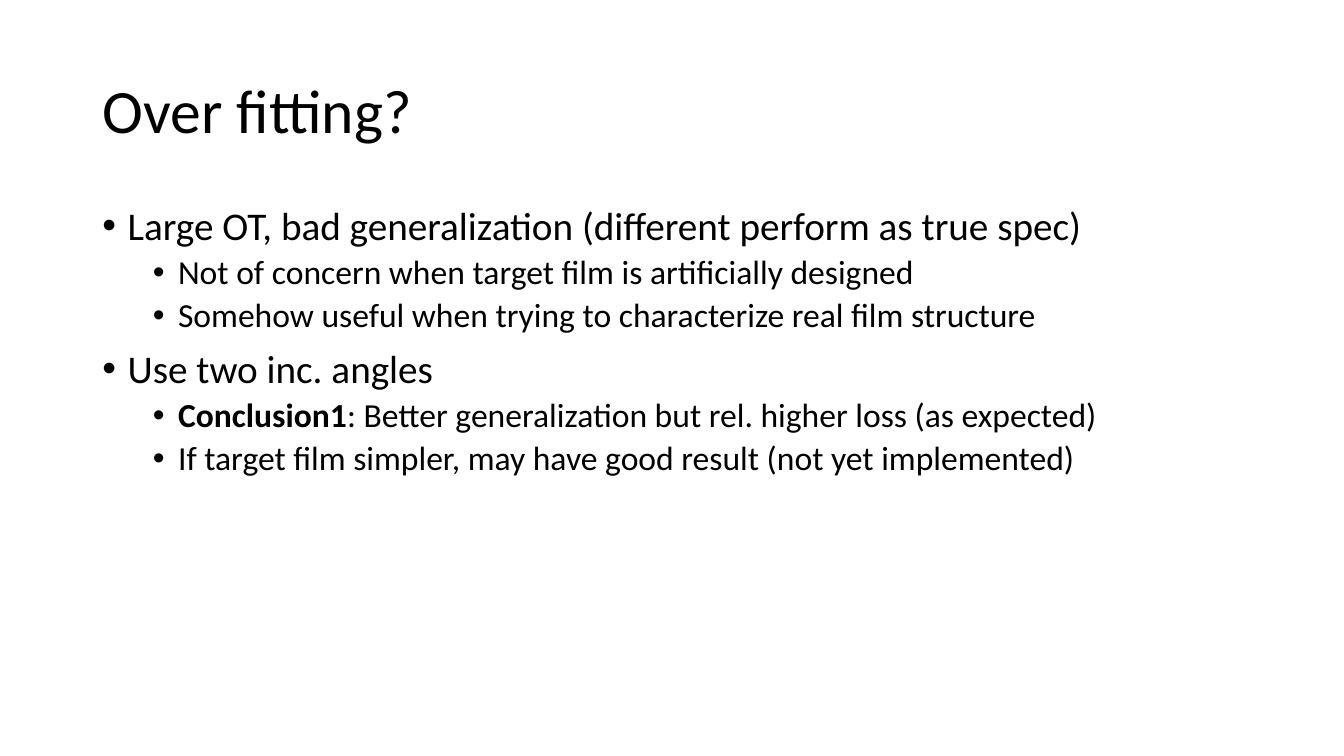
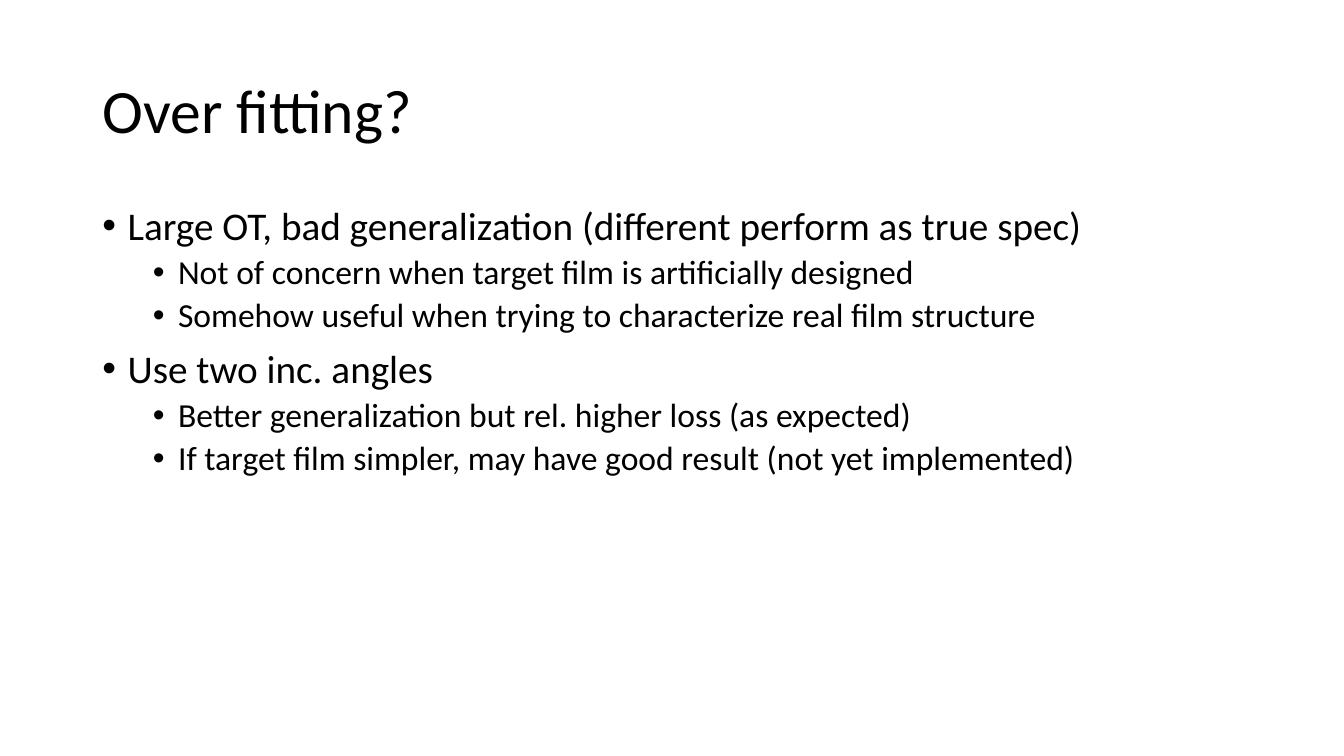
Before and after one commit to weenming/Thin-Film-Design, a slide deck: slide 7 of talk_Mar12_2023.pptx. Drawn at 1344x756 pixels with LibreOffice and Linux fonts; fonts in the diff are those of the drawing. Boxes give left, top, right and bottom in pixels: in the first picture for what was removed or moved away, otherwise in the second. Text is boxed around its words. In the diff, an @@ line names an element or a change of style, - is before the commit and + after.

Commit message:
modified slides

```diff
--- a/talk_Mar12_2023.pptx
+++ b/talk_Mar12_2023.pptx
@@ text at (x1=178, y1=402, x2=911, y2=433): text changed @@
-  • Conclusion1: Better generalization but rel. higher loss (as expected)
+  • Better generalization but rel. higher loss (as expected)
```
Also in this commit, not shown: 1 other slide changed, 3 slides added, 2 slides removed, 1 other file.
